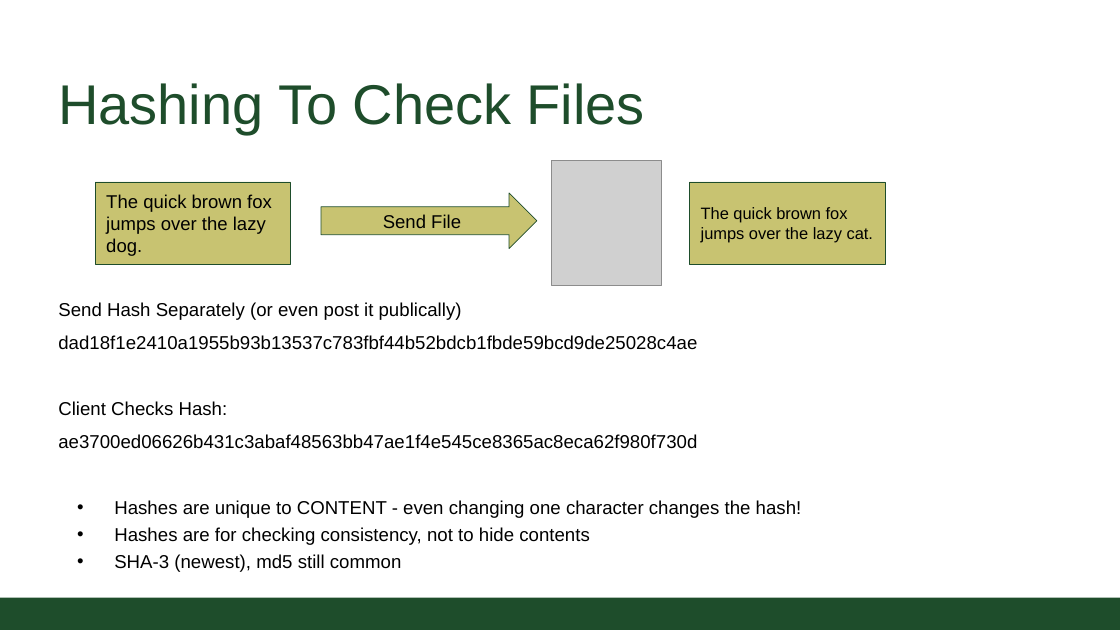
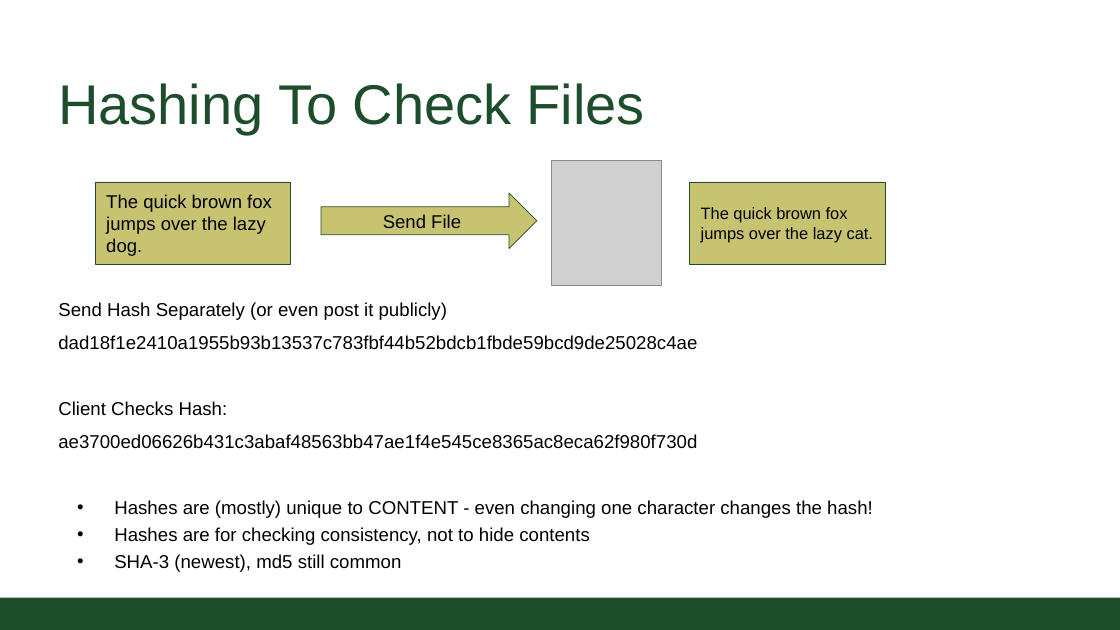
Before and after one commit to CSU-CS150B/handouts, a slide deck: slide 5 of Slides/On-Campus/14_01_BlockChain.pptx (slide 4 before the commit). Drawn at 1120x630 pixels with LibreOffice and Linux fonts; fonts in the diff are those of the drawing; grey boxes stand for pictures; background and template pictures are left out. Boxes give left, top, right and bottom in pixels: in the first picture for what was removed or moved away, otherwise in the second. Text is boxed around its words. In the diff, an @@ line names an element or a change of style, - is before the commit and + after.

Commit message:
update slides

```diff
--- a/Slides/On-Campus/14_01_BlockChain.pptx
+++ b/Slides/On-Campus/14_01_BlockChain.pptx
@@ text at <box>58,302,447,320</box>: text changed @@
-Send Hash Separately (or even post it publically)
+Send Hash Separately (or even post it publicly)
@@ text at <box>114,500,873,518</box>: text changed @@
-• Hashes are unique to CONTENT - even changing one character changes the hash!
+• Hashes are (mostly) unique to CONTENT - even changing one character changes the hash!
```
Also in this commit, not shown: 5 slides added, 3 slides removed.
